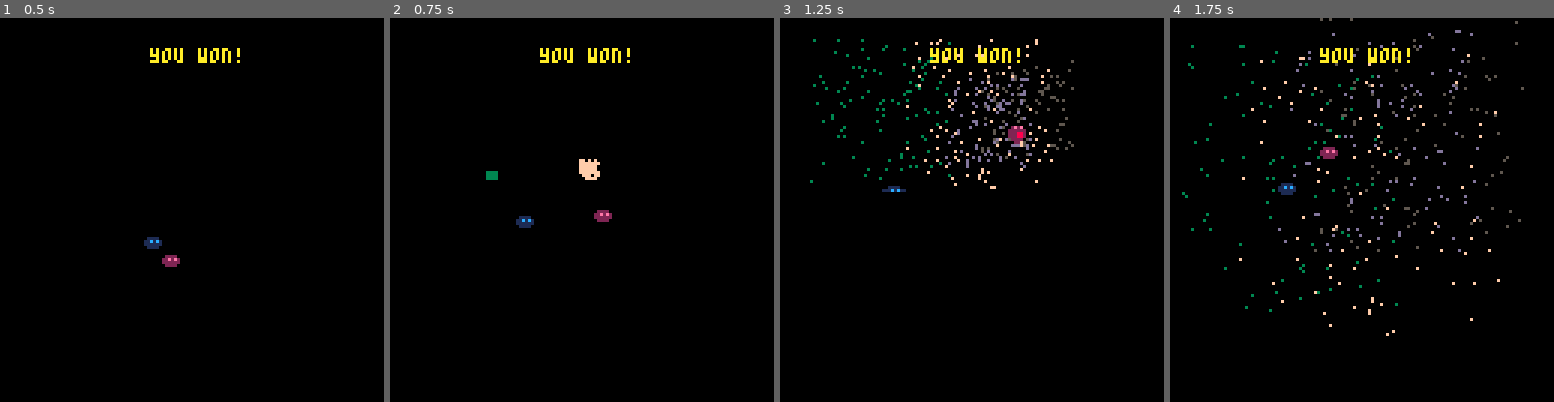
Above: before the commit, frames 1-4 (left to right).
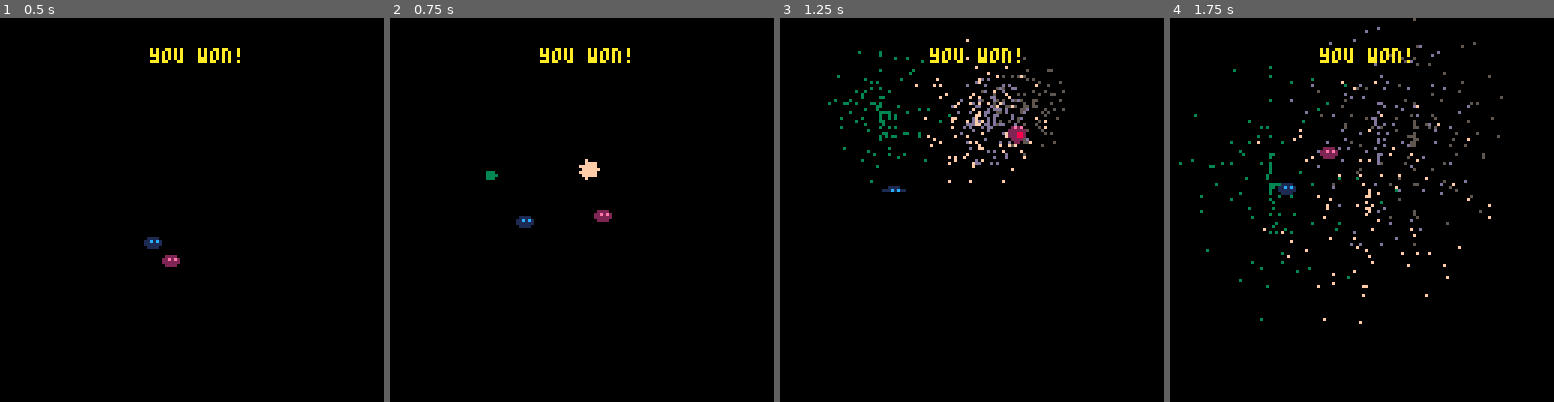
Above: after the commit, the same moments.

Repository: sdegutis/shepherdgame.com
Game: PICO-8 cartridge team.p8
The game is run twice, just before and just after one commit, with the same random seed, the same clock (stepped at 60 frames per second) and the same inputs.
Inputs:
- Up to frame 1 (0.5 s): tap X (X key) at 0.33 s
- Up to frame 2 (0.75 s): tap O (Z key) at 0.7 s
- Up to frame 3 (1.25 s): tap X (X key) at 1.07 s
- Up to frame 4 (1.75 s): hold Right from 1.6 s (still down); tap O (Z key) at 1.7 s

Frame 1 is identical in both runs. In frame 2, 0.1% of the frame differs, in the area x 27-55%, y 36-43%; in frame 3, 3.6%; in frame 4, 4.2%, in the area x 2-93%, y 0-83%.

Commit message:
That's it. That's all it took.

Diff:
--- a/team.p8
+++ b/team.p8
@@ -691,8 +691,8 @@
 		local angle = rnd()
 		local dist = rnd(rad)
 
-		local vx=rnd(rad*2)-rad
-		local vy=rnd(rad*2)-rad
+		local vx = cos(angle)*dist
+		local vy = sin(angle)*dist
 
 		vy = -3 - vy
 
